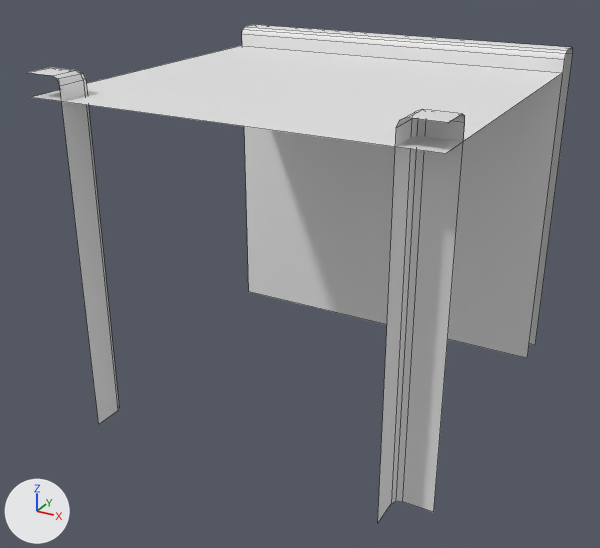
Two versions of the FBX model Assets/000.Eeeeden/00-Fbxs/02-Factory/00-Rail/Rail-Intersection-R.fbx, one commit apart.
One viewpoint serves both versions: a 50 mm lens placed at (0.965, -1.879, 1.255), pointed at (-0.03, -0.07, 0.351). The lights are fixed; the arrows at lower left show +X, +Y and +Z. Mesh edges are drawn as thin lines. Where no turn or scale is listed for an object, it has been applied to the vertices. Vertices at the same position are counted once.

In view in the first picture: 'Rail-Intersection-R'.
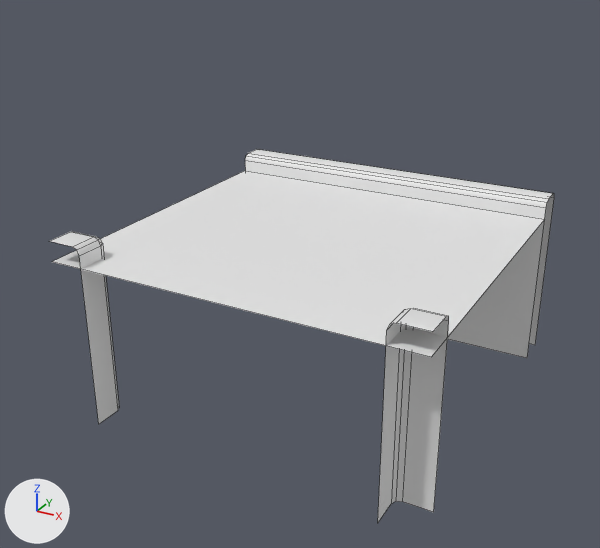
The change, as a list of edits to the scene's bpy script:
```text
Change me_rail_intersection_r:
    where me_rail_intersection_r.from_pydata(...)  # 61 vertices, 32 faces; spans x -0.5..0.5, y -0.5..0.5, z 0.0..0.915
    used by ob_rail_intersection_r; location = (0.0, 0.0, 0.0)
    me_rail_intersection_r part 1: the loose piece of 4 vertices spanning x -0.5..0.5, y -0.5..0.404, z 0.859 is moved by (0.0, 0.0, -0.41)
    me_rail_intersection_r part 2: all 14 vertices in x -0.5..-0.404, y -0.5..-0.404, z 0.895..0.915 are moved by (0.0, 0.0, -0.41)
    me_rail_intersection_r part 3: all 14 vertices in x 0.404..0.5, y -0.5..-0.404, z 0.895..0.915 are moved by (0.0, 0.0, -0.41)
    me_rail_intersection_r part 4: all 12 vertices in x -0.5..0.5, y 0.404..0.5, z 0.895..0.915 are moved by (0.0, 0.0, -0.41)
```

Boxes [x1, y1, x2, y2] around the edits, measured in the pictures (600 x 548 px; the box of a moved part takes in the faces that stretch with it):
'Rail-Intersection-R', reshaped (8% narrower, 25% shorter)
    before: [28, 25, 573, 522]
    after: [50, 149, 554, 522]
part 1 of me_rail_intersection_r, moved or reshaped
    before: [33, 45, 562, 154]
    after: [52, 171, 545, 357]
part 2 of me_rail_intersection_r, moved or reshaped
    before: [28, 68, 119, 424]
    after: [50, 232, 119, 424]
part 3 of me_rail_intersection_r, moved or reshaped
    before: [378, 109, 465, 522]
    after: [378, 308, 449, 522]
part 4 of me_rail_intersection_r, moved or reshaped
    before: [242, 25, 573, 358]
    after: [245, 149, 554, 358]
